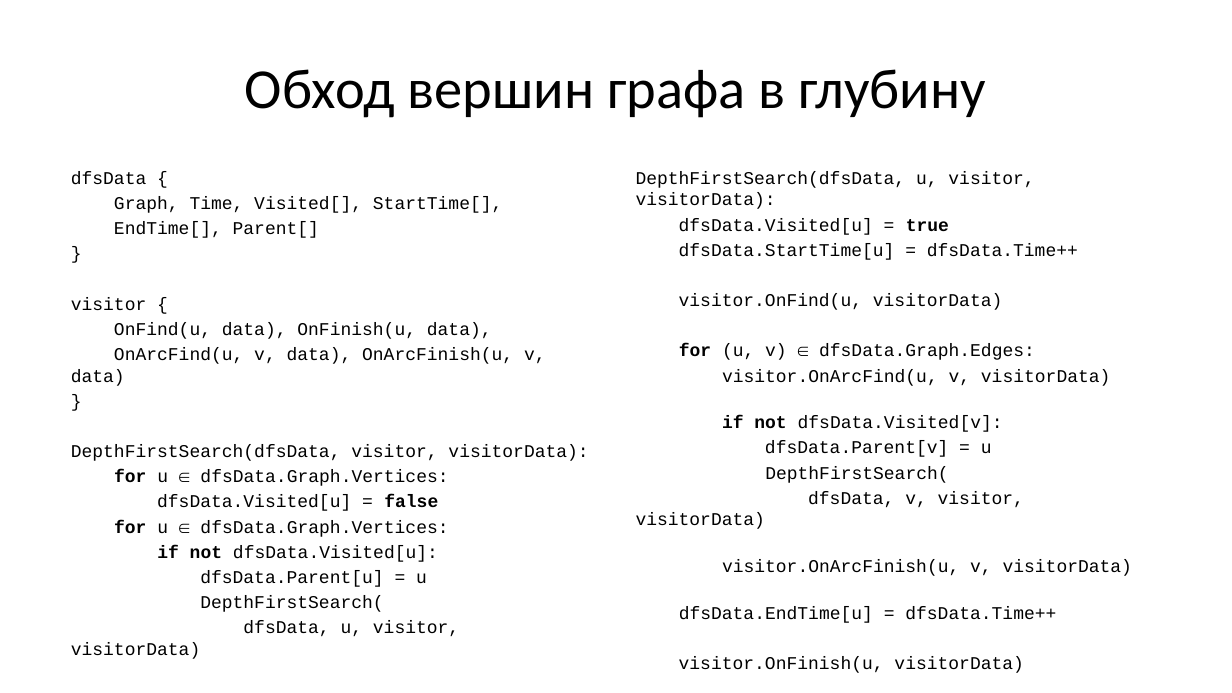
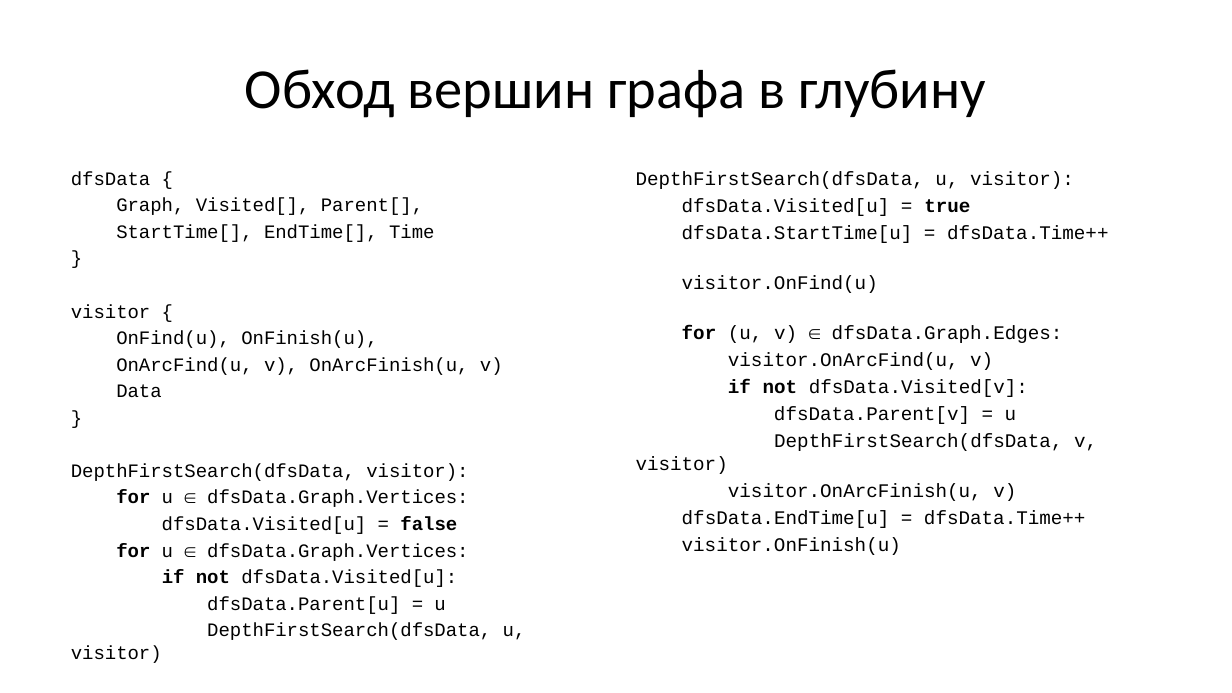
Before and after one commit to Evgueni-Petrov-aka-espetrov/Algorithms-and-Programming-in-C-pptx, a slide deck: slide 18 of 16 Обходы и каркасы графа.pptx (slide 19 before the commit). Drawn at 1232x693 pixels with LibreOffice and Linux fonts; fonts in the diff are those of the drawing. Boxes give left, top, right and bottom in pixels: in the first picture for what was removed or moved away, otherwise in the second. Text is boxed around its words. In the diff, an @@ line names an element or a change of style, - is before the commit and + after.

Commit message:
перенес vistor data внутрь visitor; уточнил, как сравниваем реализации снм; пояснил оптимизацию в алг Прима

```diff
--- a/16 Обходы и каркасы графа.pptx
+++ b/16 Обходы и каркасы графа.pptx
@@ text at [71,172,468,614]: size 14 to 14.8 pt in "dfsData {", "}", "visitor {", "}" and 5 more places @@
@@ text at [636,172,1074,189]: text changed; size 14 to 15 pt @@
-DepthFirstSearch(dfsData, u, visitor, visitorData):
+DepthFirstSearch(dfsData, u, visitor):
@@ text at [116,198,434,242]: text changed; size 14 to 14.8 pt @@
-Graph, Time, Visited[], StartTime[],
-EndTime[], Parent[]
+Graph, Visited[], Parent[],
+StartTime[], EndTime[], Time
@@ text at [682,199,1109,528]: size 14 to 15 pt in "dfsData.Visited[u] = true", "dfsData.StartTime[u] = dfsData.Time++", "for (u, v) ∈ dfsData.Graph.Edges:", "if not dfsData.Visited[v]:" and 2 more places @@
@@ text at [682,276,878,293]: text changed; size 14 to 15 pt @@
-visitor.OnFind(u, visitorData)
+visitor.OnFind(u)
@@ text at [116,331,503,397]: text changed; size 14 to 14.8 pt @@
-OnFind(u, data), OnFinish(u, data),
-OnArcFind(u, v, data), OnArcFinish(u, v, data)
+OnFind(u), OnFinish(u),
+OnArcFind(u, v), OnArcFinish(u, v)
+Data
@@ text at [728,353,993,370]: text changed; size 14 to 15 pt @@
-visitor.OnArcFind(u, v, visitorData)
+visitor.OnArcFind(u, v)
@@ text at [636,433,1097,501]: text changed; size 14 to 15 pt @@
-DepthFirstSearch(
-dfsData, v, visitor, visitorData)
-visitor.OnArcFinish(u, v, visitorData)
+DepthFirstSearch(dfsData, v, visitor)
+visitor.OnArcFinish(u, v)
@@ text at [71,464,468,481]: text changed; size 14 to 14.8 pt @@
-DepthFirstSearch(dfsData, visitor, visitorData):
+DepthFirstSearch(dfsData, visitor):
@@ text at [682,537,901,555]: text changed; size 14 to 15 pt @@
-visitor.OnFinish(u, visitorData)
+visitor.OnFinish(u)
@@ text at [200,596,383,612]: text changed; size 14 to 14.8 pt @@
-DepthFirstSearch(
-dfsData, u, visitor, visitorData)
+DepthFirstSearch(dfsData, u, visitor)
```
Also in this commit, not shown: 26 other slides changed, 3 slides added, 1 slide removed.
